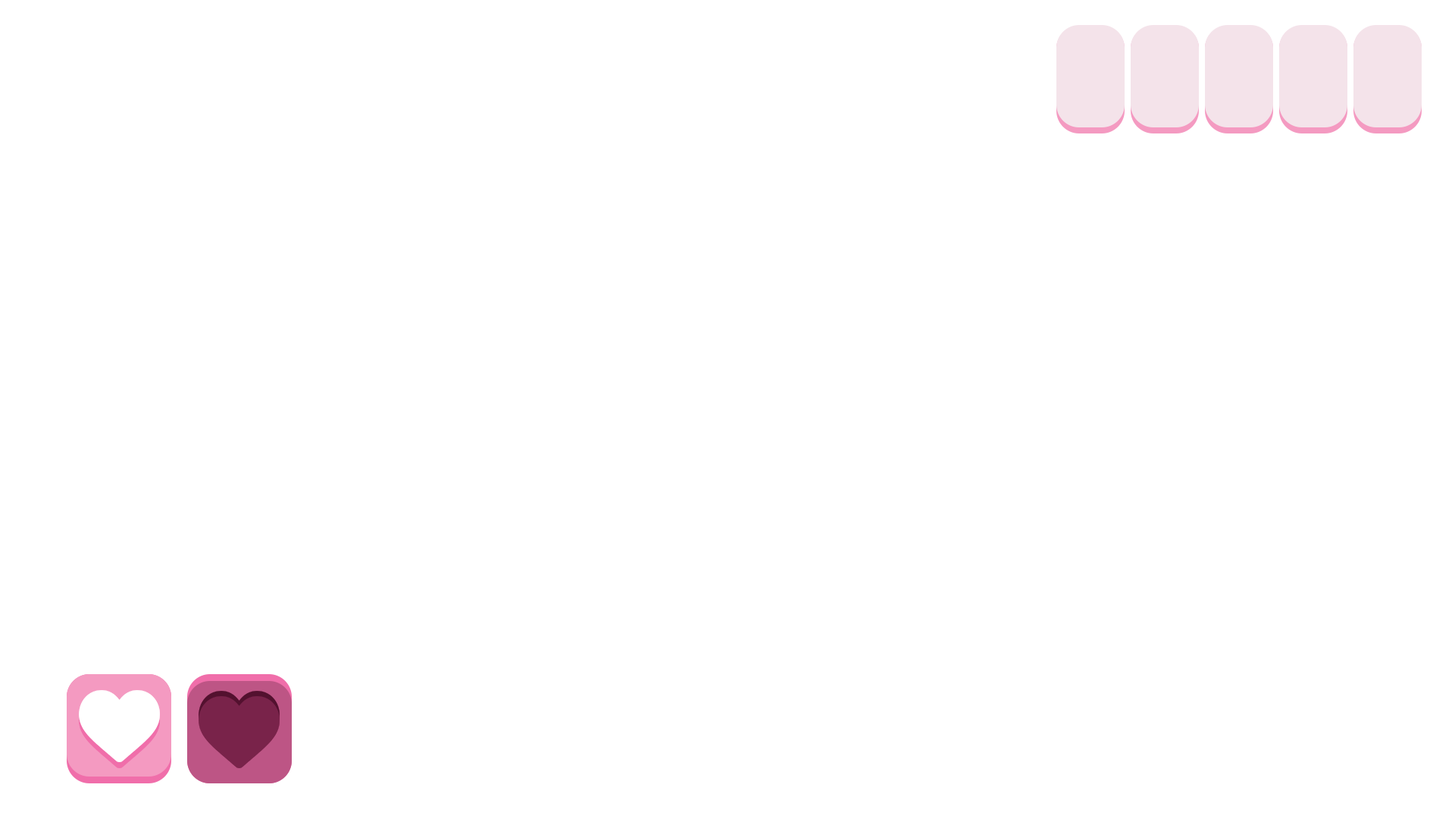
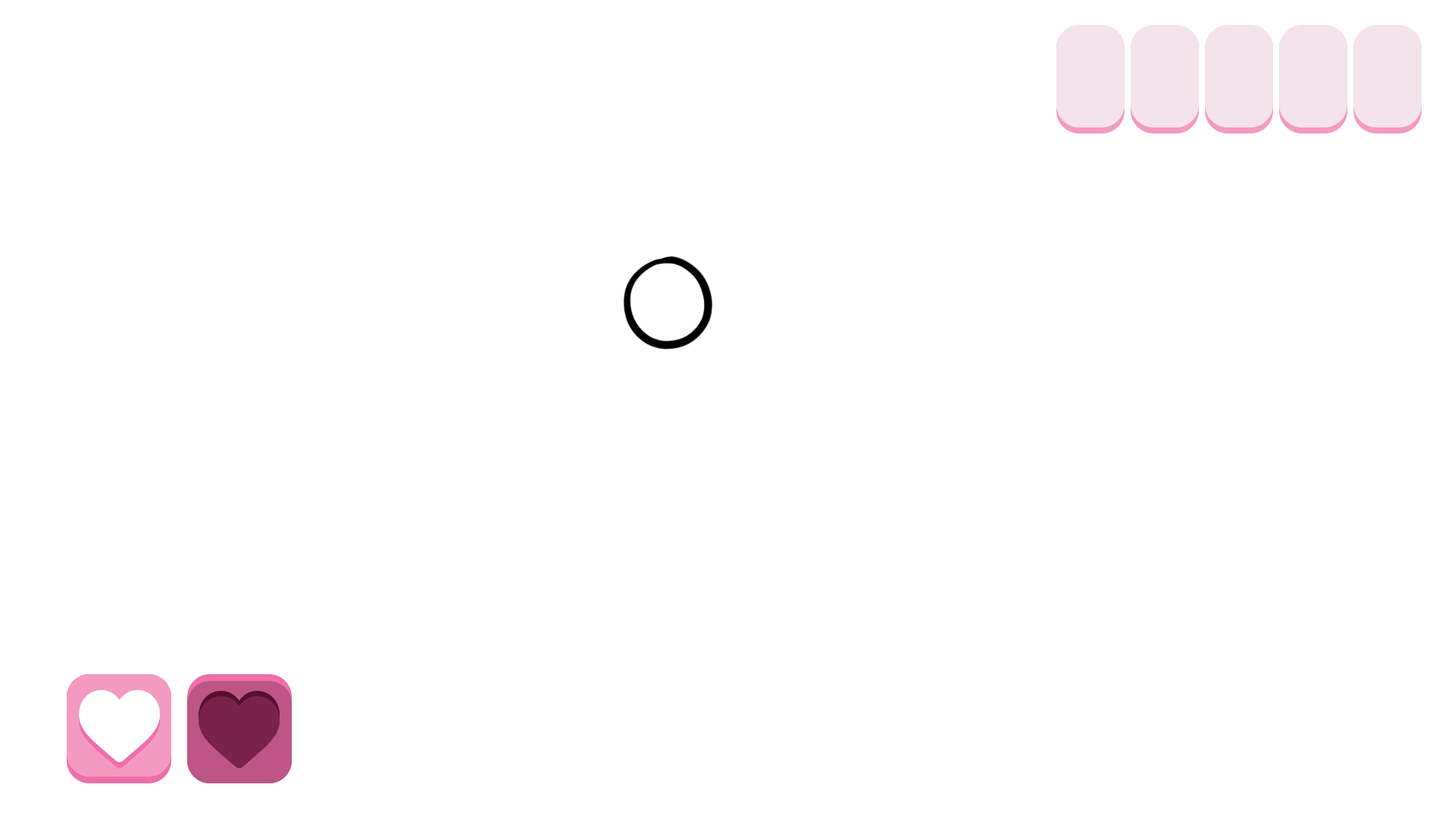
Revision of a layered 1455×819 image; what changed, layer by layer:
added group "UI_ennemy_spawn" with 21 layers above "Scoring System" over left=623, top=255, right=714, bottom=350
added layer "Calque 21" in group "UI_ennemy_spawn" over left=623, top=255, right=714, bottom=350
added layer "Calque 20" in group "UI_ennemy_spawn" over left=623, top=255, right=714, bottom=350
added layer "Calque 19" in group "UI_ennemy_spawn" over left=623, top=255, right=714, bottom=350
added layer "Calque 18" in group "UI_ennemy_spawn" over left=623, top=255, right=714, bottom=350
added layer "Calque 13" in group "UI_ennemy_spawn" over left=623, top=255, right=714, bottom=350
added layer "Calque 22" in group "UI_ennemy_spawn" over left=623, top=255, right=714, bottom=350
added layer "Calque 12 copie" in group "UI_ennemy_spawn" over left=640, top=274, right=698, bottom=336
added layer "Calque 12" in group "UI_ennemy_spawn" over left=627, top=272, right=711, bottom=350
added layer "Calque 11" in group "UI_ennemy_spawn" over left=623, top=255, right=714, bottom=350
added layer "Calque 17 copie" in group "UI_ennemy_spawn" over left=623, top=255, right=714, bottom=350
added layer "Calque 17" in group "UI_ennemy_spawn" over left=623, top=255, right=714, bottom=350
added layer "Calque 9" in group "UI_ennemy_spawn" over left=623, top=255, right=714, bottom=350
added layer "Calque 16" in group "UI_ennemy_spawn" over left=623, top=255, right=714, bottom=350
added layer "Calque 14" in group "UI_ennemy_spawn" over left=623, top=255, right=714, bottom=350
added layer "Calque 15" in group "UI_ennemy_spawn" over left=623, top=255, right=714, bottom=350
added group "Prep" with 5 layers in group "UI_ennemy_spawn" over left=623, top=255, right=714, bottom=350
